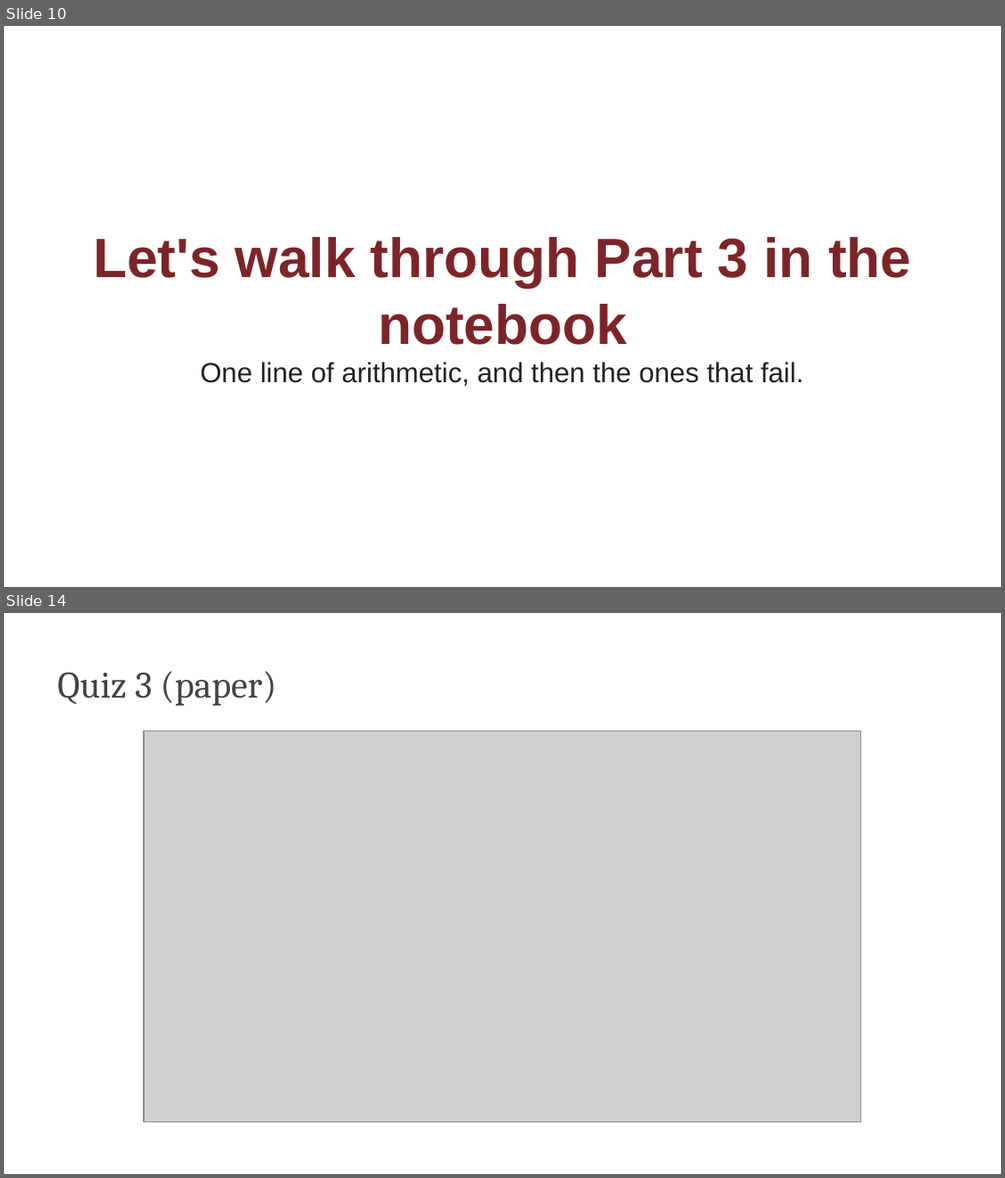
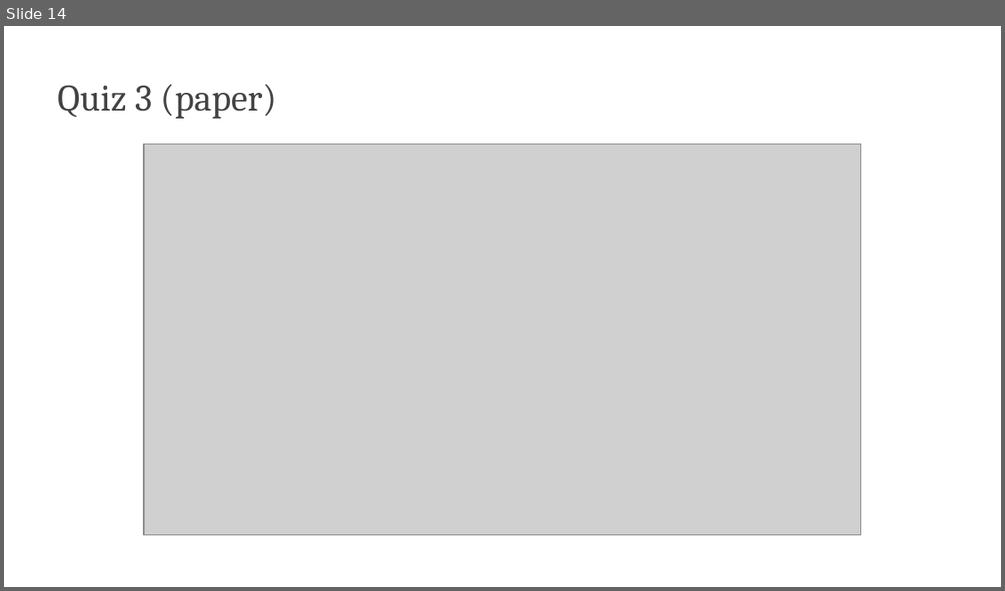
Before and after one commit to edavalosanaya/CSCI3495_NLP_LLMs_Student, a slide deck: weeks/week-05/class-02/lecture/slides.pptx. Shown one above the other, each under a label of ours: slides 10 and 14 before the commit, slide 14 after it; the slides between them are not shown. The pictures are 1005x1178 and 1005x591 pixels, drawn with LibreOffice and Linux fonts; fonts in the diff are those of the drawing; grey boxes stand for pictures; background and template pictures are left out. Boxes give left, top, right and bottom in pixels: in the first picture for what was removed or moved away, otherwise in the second. Text is boxed around its words. In the diff, an @@ line names an element or a change of style, - is before the commit and + after.

```diff
--- a/weeks/week-05/class-02/lecture/slides.pptx
+++ b/weeks/week-05/class-02/lecture/slides.pptx
@@ slide 10 removed at [4,26,1001,587], background #FFFFFF @@
@@ text removed at [93,237,911,386] @@
-Let's walk through Part 3 in the notebook
-One line of arithmetic, and then the ones that fail.
```
Also in this commit, not shown: 1 slide changed, 13 slides added, 13 other slides removed, 35 other files.
